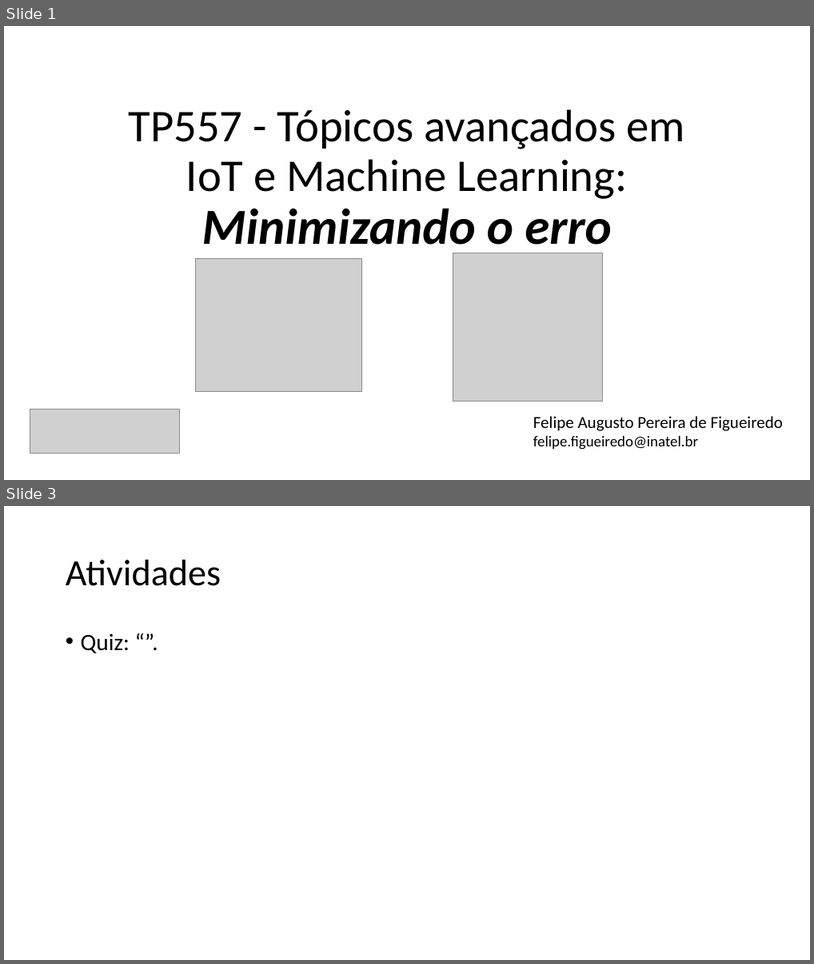
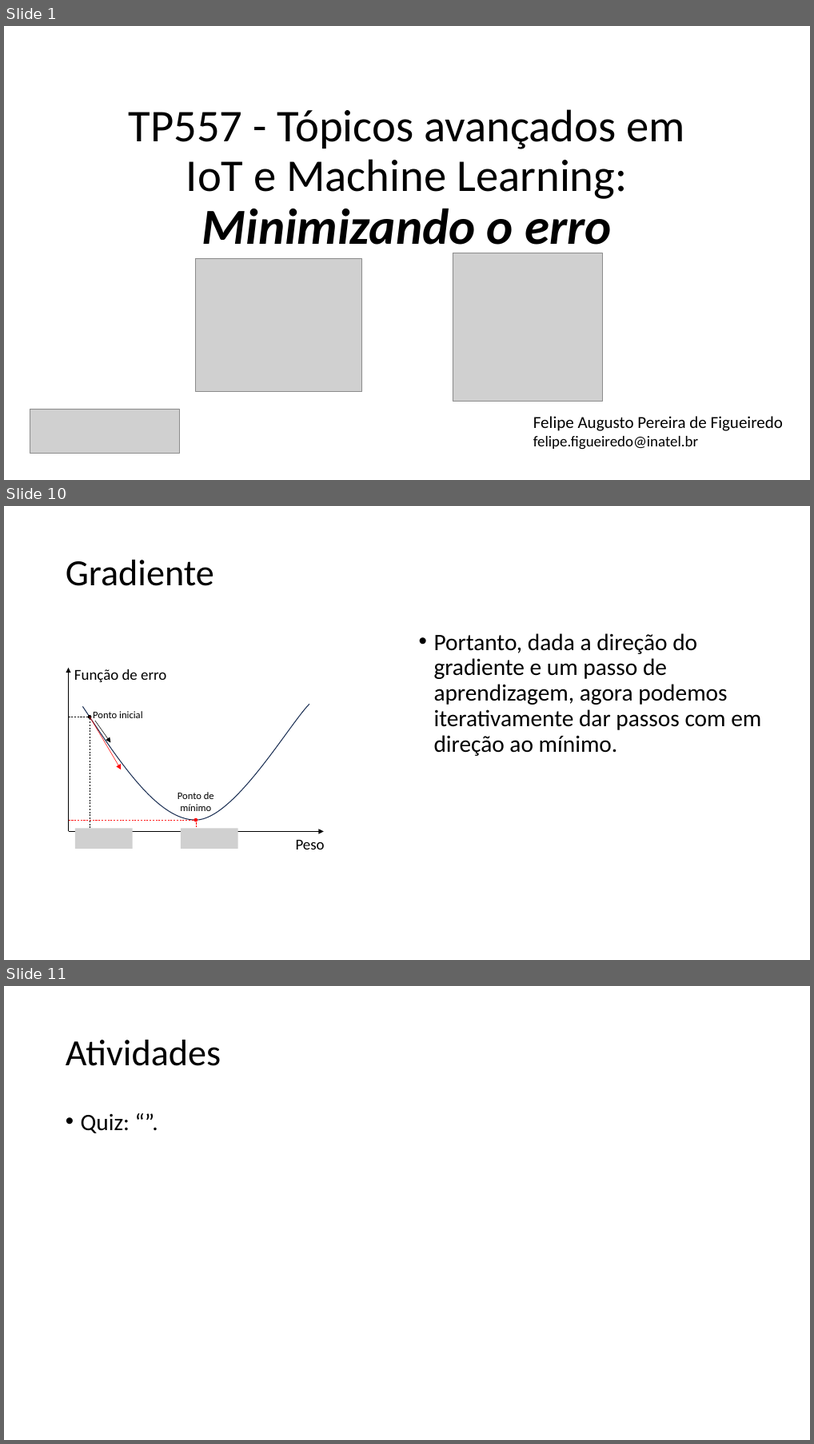
Before and after one commit to zz4fap/tp557-iot-ml, a slide deck: slides/TP557_6_Minimizando_o_erro.pptx. Shown one above the other, each under a label of ours: slides 1 and 3 before the commit, slides 1, 10 and 11 after it; the slides between them are not shown. The pictures are 814x964 and 814x1444 pixels, drawn with LibreOffice and Linux fonts; fonts in the diff are those of the drawing; grey boxes stand for pictures. Boxes give left, top, right and bottom in pixels: in the first picture for what was removed or moved away, otherwise in the second. Text is boxed around its words. In the diff, an @@ line names an element or a change of style, - is before the commit and + after.

```diff
--- a/slides/TP557_6_Minimizando_o_erro.pptx
+++ b/slides/TP557_6_Minimizando_o_erro.pptx
@@ slide 10 added at (4, 506, 810, 960), background #FFFFFF @@
@@ title added at (66, 560, 214, 586), 44 pt, text #000000 @@
+Gradiente
@@ text added at (434, 633, 762, 756), 28 pt, text #000000 @@
+• Portanto, dada a direção do gradiente e um passo de aprendizagem, agora podemos iterativamente dar passos com em direção ao mínimo.
@@ arrow added from (90, 716) to (121, 769), #FF0000 0.5 pt @@
@@ arrow added from (95, 720) to (110, 743), #000000 0.5 pt @@
@@ group added at (68, 668, 325, 849): 4 texts, 4 lines, 2 arrows, 2 ellipses, 2 pictures, 1 freeform shape @@
+Função de erro
+Peso
+Ponto de mínimo
+Ponto inicial
@@ what was slide 3 is now slide 11 @@
```
Also in this commit, not shown: 1 slide changed, 7 other slides added, 2 other files.
